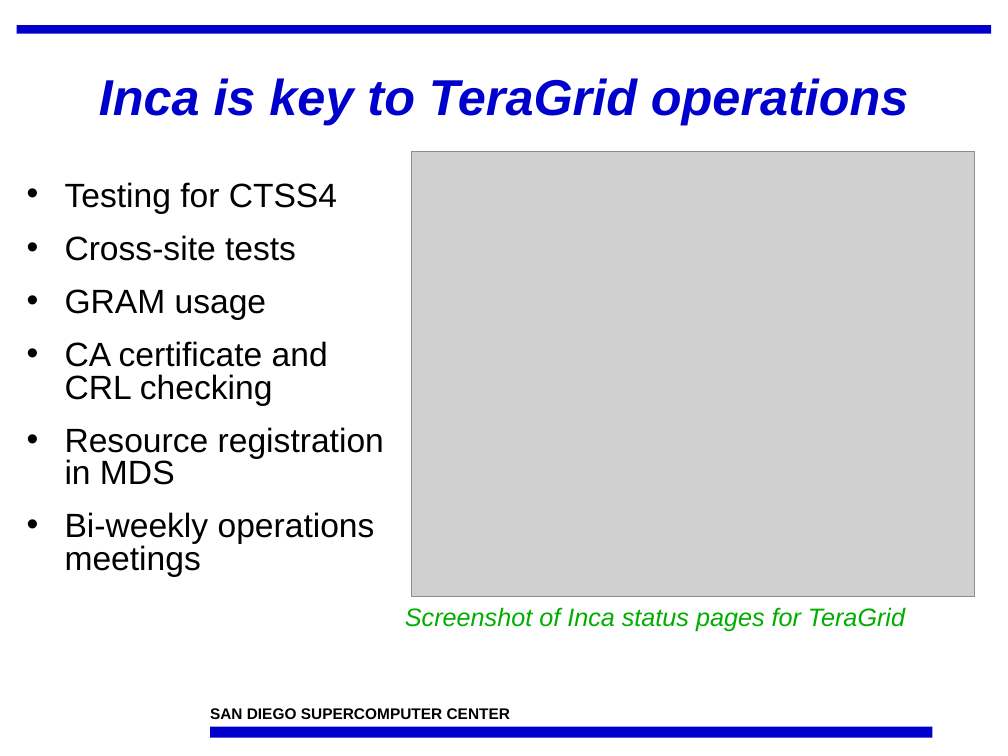
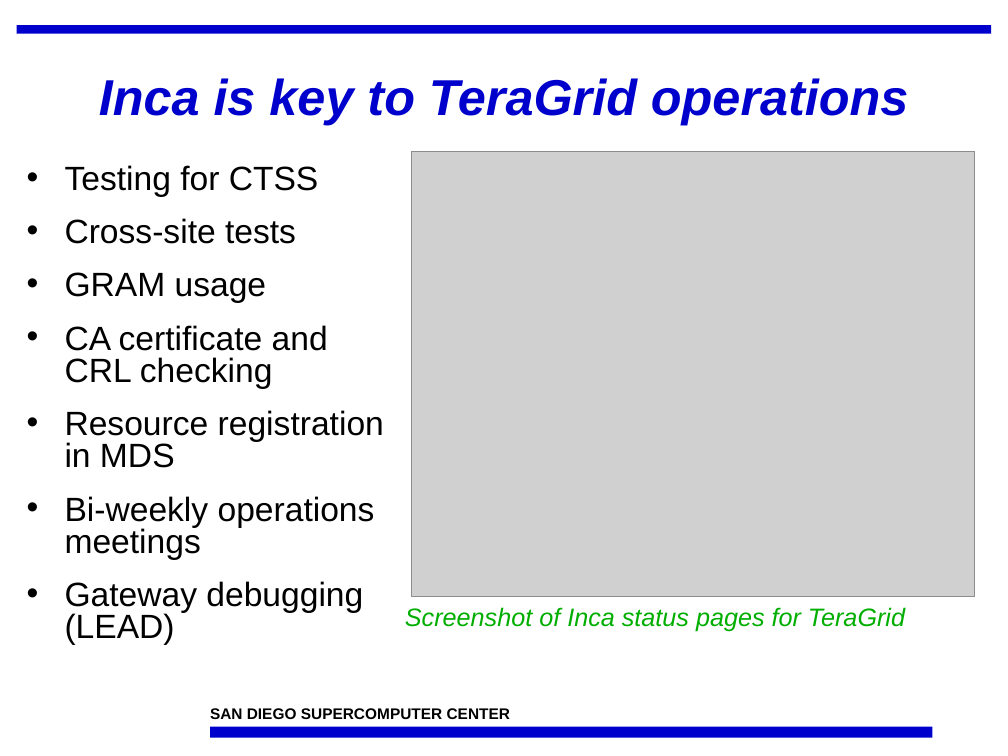
Before and after one commit to IncaProject/inca-xsede, a slide deck: slide 4 of talks/inca-nsf_02-08.ppt (slide 5 before the commit). Drawn at 1008x756 pixels with LibreOffice and Linux fonts; fonts in the diff are those of the drawing; grey boxes stand for pictures; background and template pictures are left out. Boxes give left, top, right and bottom in pixels: in the first picture for what was removed or moved away, otherwise in the second. Text is boxed around its words. In the diff, an @@ line names an element or a change of style, - is before the commit and + after.

```diff
--- a/talks/inca-nsf_02-08.ppt
+++ b/talks/inca-nsf_02-08.ppt
@@ text "Testing for CTSS": place and size @@
-text "Testing for CTSS" at (65, 182, 384, 577)
+text "Testing for CTSS" at (65, 165, 384, 645)
@@ text at (65, 165, 319, 197): text changed @@
-• Testing for CTSS4
+• Testing for CTSS
@@ text at (65, 581, 363, 645): paragraph added @@
+• Gateway debugging (LEAD)
```
Also in this commit, not shown: 3 other slides changed, 1 slide added, 3 slides removed.
